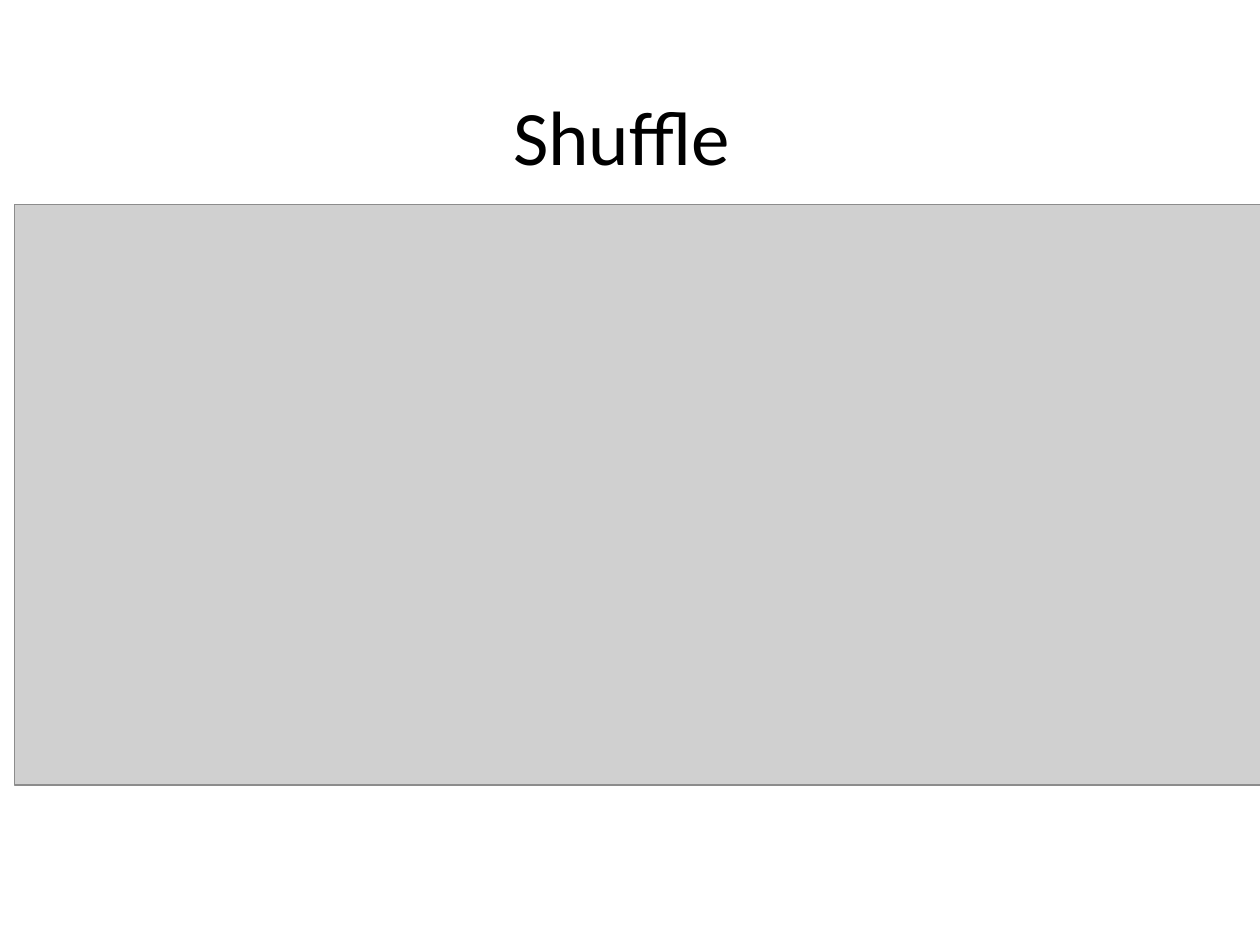
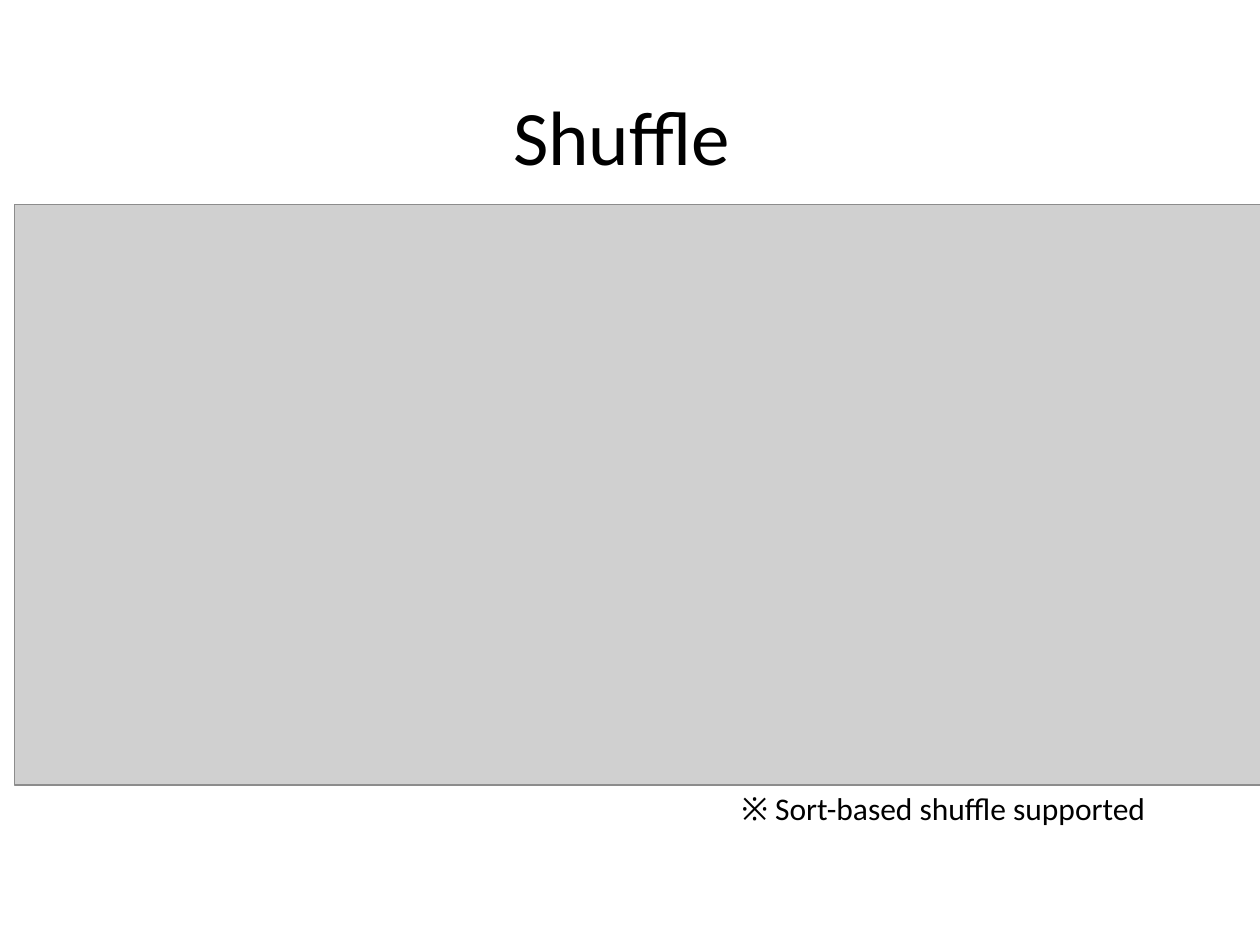
Before and after one commit to CrazyJvm/myslide, a slide deck: slide 14 of SACC2014/SACC2014.pptx. Drawn at 1260x945 pixels with LibreOffice and Linux fonts; fonts in the diff are those of the drawing; grey boxes stand for pictures; background and template pictures are left out. Boxes give left, top, right and bottom in pixels: in the first picture for what was removed or moved away, otherwise in the second. Text is boxed around its words. In the diff, an @@ line names an element or a change of style, - is before the commit and + after.

Commit message:
add sort based shuffle

```diff
--- a/SACC2014/SACC2014.pptx
+++ b/SACC2014/SACC2014.pptx
@@ text added at [775, 798, 1145, 825], 18 pt, text #000000 @@
+※ Sort-based shuffle supported
```
Also in this commit, not shown: 1 other slide changed, 6 other files.
